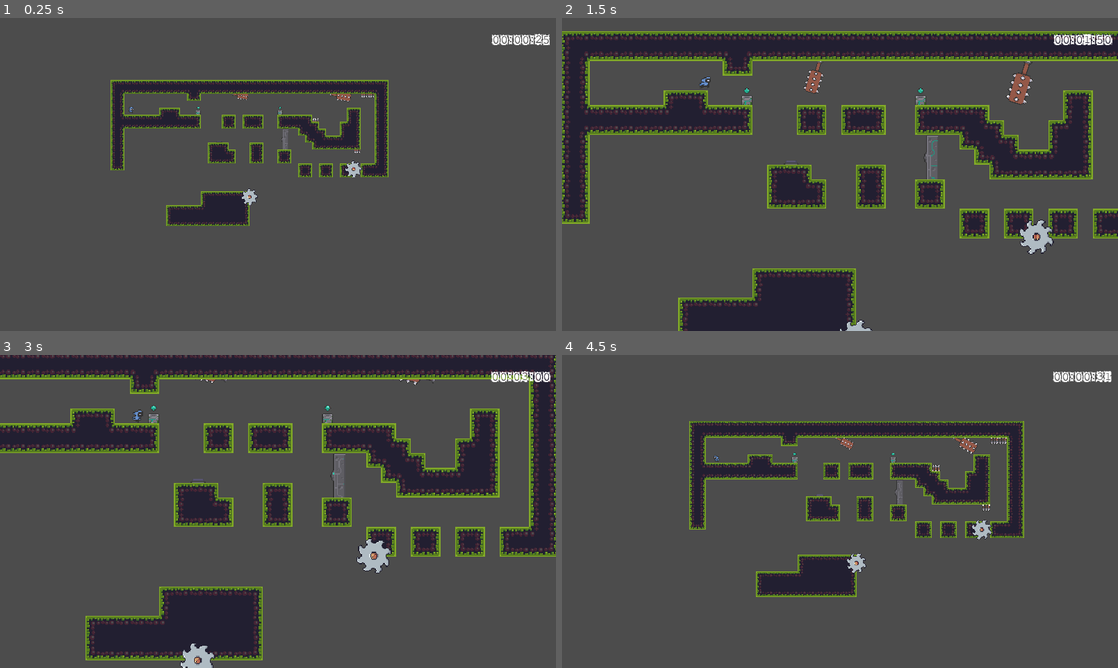
Above: before the commit, frames 1-4 (two rows, left to right).
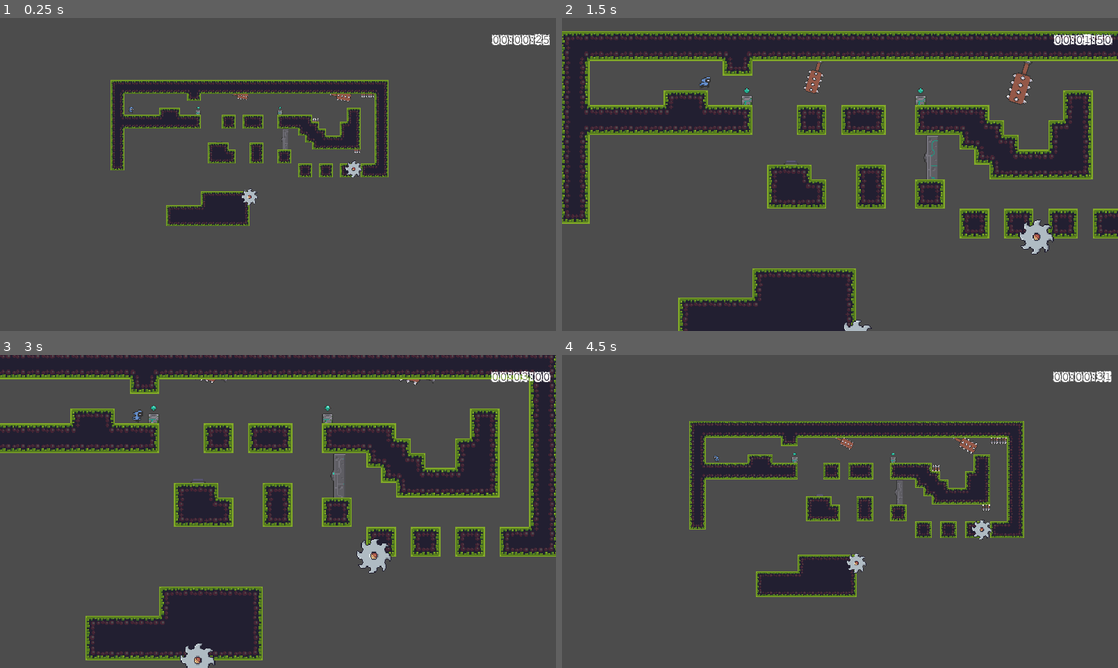
Above: after the commit, the same moments.

Repository: Mike149x/2DGameDraft
Game: Godot game, scene res://Scenes/MainScene.tscn
Same seed, same stepped clock (60 frames per second), same inputs: the game is played once before the commit and once after it. This scene is started directly instead of the project's main scene.
Inputs:
- Up to frame 1 (0.25 s): no input
- Up to frame 2 (1.5 s): hold D (right) from 0.53 s (still down); tap Z (zoom) at 0.6, 1.35 s; tap Space (jump) at 0.77 s
- Up to frame 3 (3 s): tap Space (jump) at 1.52 s; release D (right) at 2.03 s; hold A (left) 2.03-2.78 s; tap Z (zoom) at 2.1, 2.85 s; hold D (right) from 2.78 s (still down)
- Up to frame 4 (4.5 s): tap Space (jump) at 3.02, 3.77 s; tap Z (zoom) at 3.6, 4.35 s; tap Backspace (reset) at 4.15 s; release D (right) at 4.28 s; hold A (left) from 4.28 s (still down)

The runs differ from the first frame. In frame 1, less than 0.1% of the frame differs, in the area x 43-66%, y 45-60%; in frame 2, 0.4%; in frame 3, 0.5%, in the area x 32-71%, y 58-100%; in frame 4, 0.2%.

Commit message:
Redoing Animations, Deadly Areas

Diff:
--- a/2DGameDraft/Scenes/Level1.tscn
+++ b/2DGameDraft/Scenes/Level1.tscn
@@ -7,8 +7,6 @@
 [ext_resource path="res://Scenes/MainScene.gd" type="Script" id=5]
 [ext_resource path="res://Scenes/SpikeTrap.tscn" type="PackedScene" id=6]
 [ext_resource path="res://Scenes/SavePoint.tscn" type="PackedScene" id=7]
-[ext_resource path="res://Scenes/SpikeTrap.gd" type="Script" id=8]
-[ext_resource path="res://Sprites/trap_spikes_anim_strip_7.png" type="Texture" id=9]
 [ext_resource path="res://Scenes/SpinningBlade.gd" type="Script" id=10]
 [ext_resource path="res://Sprites/On (38x38).png" type="Texture" id=11]
 [ext_resource path="res://OtherAssets/papercut.ttf" type="DynamicFontData" id=12]
@@ -196,65 +194,6 @@
 } ]
 0/z_index = 0
 
-[sub_resource type="RectangleShape2D" id=1]
-extents = Vector2( 8, 8 )
-
-[sub_resource type="Animation" id=20]
-length = 0.001
-tracks/0/type = "value"
-tracks/0/path = NodePath("Sprite:frame")
-tracks/0/interp = 1
-tracks/0/loop_wrap = true
-tracks/0/imported = false
-tracks/0/enabled = true
-tracks/0/keys = {
-"times": PoolRealArray( 0 ),
-"transitions": PoolRealArray( 1 ),
-"update": 0,
-"values": [ 1 ]
-}
-tracks/1/type = "value"
-tracks/1/path = NodePath("CollisionShape2D:disabled")
-tracks/1/interp = 1
-tracks/1/loop_wrap = true
-tracks/1/imported = false
-tracks/1/enabled = true
-tracks/1/keys = {
-"times": PoolRealArray( 0 ),
-"transitions": PoolRealArray( 1 ),
-"update": 0,
-"values": [ true ]
-}
-
-[sub_resource type="Animation" id=21]
-resource_name = "SpikeTrigger"
-length = 2.0
-loop = true
-tracks/0/type = "value"
-tracks/0/path = NodePath("Sprite:frame")
-tracks/0/interp = 1
-tracks/0/loop_wrap = true
-tracks/0/imported = false
-tracks/0/enabled = true
-tracks/0/keys = {
-"times": PoolRealArray( 0, 0.1, 0.2, 0.3, 0.4, 0.5, 0.6 ),
-"transitions": PoolRealArray( 1, 1, 1, 1, 1, 1, 1 ),
-"update": 1,
-"values": [ 1, 2, 3, 4, 3, 2, 1 ]
-}
-tracks/1/type = "value"
-tracks/1/path = NodePath("CollisionShape2D:disabled")
-tracks/1/interp = 1
-tracks/1/loop_wrap = true
-tracks/1/imported = false
-tracks/1/enabled = true
-tracks/1/keys = {
-"times": PoolRealArray( 0, 0.2, 0.5 ),
-"transitions": PoolRealArray( 1, 1, 1 ),
-"update": 1,
-"values": [ true, false, true ]
-}
-
 [sub_resource type="Animation" id=23]
 length = 0.001
 tracks/0/type = "value"
@@ -399,26 +338,12 @@
 position = Vector2( 456, 233 )
 rotation = 1.5708
 
-[node name="SpikeTrap9" type="Area2D" parent="."]
-position = Vector2( 600, 169 )
-rotation = 1.5708
-script = ExtResource( 8 )
-
-[node name="CollisionShape2D" type="CollisionShape2D" parent="SpikeTrap9"]
-shape = SubResource( 1 )
-disabled = true
-
-[node name="Sprite" type="Sprite" parent="SpikeTrap9"]
-texture = ExtResource( 9 )
-hframes = 7
-frame = 1
-
-[node name="AnimationPlayer" type="AnimationPlayer" parent="SpikeTrap9"]
-anims/RESET = SubResource( 20 )
-anims/SpikeTrigger = SubResource( 21 )
-
 [node name="SpikeTrap14" parent="." instance=ExtResource( 6 )]
 position = Vector2( 600, 185 )
+rotation = 1.5708
+
+[node name="SpikeTrap27" parent="." instance=ExtResource( 6 )]
+position = Vector2( 600, 169 )
 rotation = 1.5708
 
 [node name="SpikeTrap12" parent="." instance=ExtResource( 6 )]
@@ -529,6 +454,7 @@
 script = ExtResource( 10 )
 
 [node name="AnimationPlayer" type="AnimationPlayer" parent="SpinningBlade"]
+autoplay = "spin"
 playback_speed = -3.0
 anims/RESET = SubResource( 23 )
 anims/spin = SubResource( 24 )
@@ -545,7 +471,7 @@
 texture = ExtResource( 11 )
 hframes = 8
 
-[node name="Area2D" type="Area2D" parent="SpinningBlade/Path2D/PathFollow2D/Sprite"]
+[node name="Area2D" type="Area2D" parent="SpinningBlade/Path2D/PathFollow2D/Sprite" groups=["Deadly"]]
 
 [node name="CollisionShape2D" type="CollisionShape2D" parent="SpinningBlade/Path2D/PathFollow2D/Sprite/Area2D"]
 shape = SubResource( 22 )
@@ -555,6 +481,7 @@
 script = ExtResource( 10 )
 
 [node name="AnimationPlayer" type="AnimationPlayer" parent="SpinningBlade2"]
+autoplay = "spin"
 playback_speed = -3.0
 anims/RESET = SubResource( 26 )
 anims/spin = SubResource( 27 )
@@ -570,11 +497,7 @@
 texture = ExtResource( 11 )
 hframes = 8
 
-[node name="Area2D" type="Area2D" parent="SpinningBlade2/Path2D/PathFollow2D/Sprite"]
+[node name="Area2D" type="Area2D" parent="SpinningBlade2/Path2D/PathFollow2D/Sprite" groups=["Deadly"]]
 
 [node name="CollisionShape2D" type="CollisionShape2D" parent="SpinningBlade2/Path2D/PathFollow2D/Sprite/Area2D"]
 shape = SubResource( 22 )
-
-[connection signal="body_entered" from="SpikeTrap9" to="SpikeTrap9" method="_on_Area2D_body_entered"]
-[connection signal="body_entered" from="SpinningBlade/Path2D/PathFollow2D/Sprite/Area2D" to="SpinningBlade" method="_on_Area2D_body_entered"]
-[connection signal="body_entered" from="SpinningBlade2/Path2D/PathFollow2D/Sprite/Area2D" to="SpinningBlade2" method="_on_Area2D_body_entered"]
--- a/2DGameDraft/Scenes/PlayerCharacter.tscn
+++ b/2DGameDraft/Scenes/PlayerCharacter.tscn
@@ -146,7 +146,7 @@
 texture = ExtResource( 2 )
 hframes = 8
 vframes = 15
-frame = 27
+frame = 40
 
 [node name="AnimationPlayer" type="AnimationPlayer" parent="."]
 anims/RESET = SubResource( 2 )
--- a/2DGameDraft/Scenes/SpikeTrap.gd
+++ b/2DGameDraft/Scenes/SpikeTrap.gd
@@ -6,11 +6,12 @@
 
 func _ready():
 
-	$AnimationPlayer.play("SpikeTrigger")
+#	$AnimationPlayer.play("SpikeTrigger")
+	pass
 
 
-func _on_Area2D_body_entered(body):
-	if body.is_in_group("Player"):
-		print("player dead")
-		if GameStats.check_reset() == false:
-			body.global_position = GameStats.get_spawn().global_position
+#func _on_Area2D_body_entered(body):
+#	if body.is_in_group("Player"):
+#		print("player dead")
+#		if GameStats.check_reset() == false:
+#			body.global_position = GameStats.get_spawn().global_position
--- a/2DGameDraft/Scenes/SpikeTrap.tscn
+++ b/2DGameDraft/Scenes/SpikeTrap.tscn
@@ -62,7 +62,7 @@
 "values": [ true, false, true ]
 }
 
-[node name="SpikeTrap" type="Area2D"]
+[node name="SpikeTrap" type="Area2D" groups=["Deadly"]]
 script = ExtResource( 2 )
 
 [node name="CollisionShape2D" type="CollisionShape2D" parent="."]
@@ -75,7 +75,6 @@
 frame = 1
 
 [node name="AnimationPlayer" type="AnimationPlayer" parent="."]
+autoplay = "SpikeTrigger"
 anims/RESET = SubResource( 20 )
 anims/SpikeTrigger = SubResource( 21 )
-
-[connection signal="body_entered" from="." to="." method="_on_Area2D_body_entered"]
--- a/2DGameDraft/Scenes/SpinningBlade.gd
+++ b/2DGameDraft/Scenes/SpinningBlade.gd
@@ -2,15 +2,15 @@
 
 export (int) var follow_speed = 50
 
-func _ready():
-	$AnimationPlayer.play("spin")
+#func _ready():
+#	$AnimationPlayer.play("spin")
 
 func _process(delta):
 	$Path2D/PathFollow2D.offset += follow_speed * delta
 
 
-func _on_Area2D_body_entered(body):
-	if body.is_in_group("Player"):
-		print("player dead")
-		if GameStats.check_reset() == false:
-			body.global_position = GameStats.get_spawn().global_position
+#func _on_Area2D_body_entered(body):
+#	if body.is_in_group("Player"):
+#		print("player dead")
+#		if GameStats.check_reset() == false:
+#			body.global_position = GameStats.get_spawn().global_position
--- a/2DGameDraft/Scenes/SpinningBlade.tscn
+++ b/2DGameDraft/Scenes/SpinningBlade.tscn
@@ -47,6 +47,7 @@
 script = ExtResource( 2 )
 
 [node name="AnimationPlayer" type="AnimationPlayer" parent="."]
+autoplay = "spin"
 playback_speed = -3.0
 anims/RESET = SubResource( 23 )
 anims/spin = SubResource( 24 )
@@ -63,9 +64,7 @@
 texture = ExtResource( 1 )
 hframes = 8
 
-[node name="Area2D" type="Area2D" parent="Path2D/PathFollow2D/Sprite"]
+[node name="Area2D" type="Area2D" parent="Path2D/PathFollow2D/Sprite" groups=["Deadly"]]
 
 [node name="CollisionShape2D" type="CollisionShape2D" parent="Path2D/PathFollow2D/Sprite/Area2D"]
 shape = SubResource( 22 )
-
-[connection signal="body_entered" from="Path2D/PathFollow2D/Sprite/Area2D" to="." method="_on_Area2D_body_entered"]
Not shown: 1 places in 2DGameDraft/Scenes/Level1.tscn that only renumber resources
